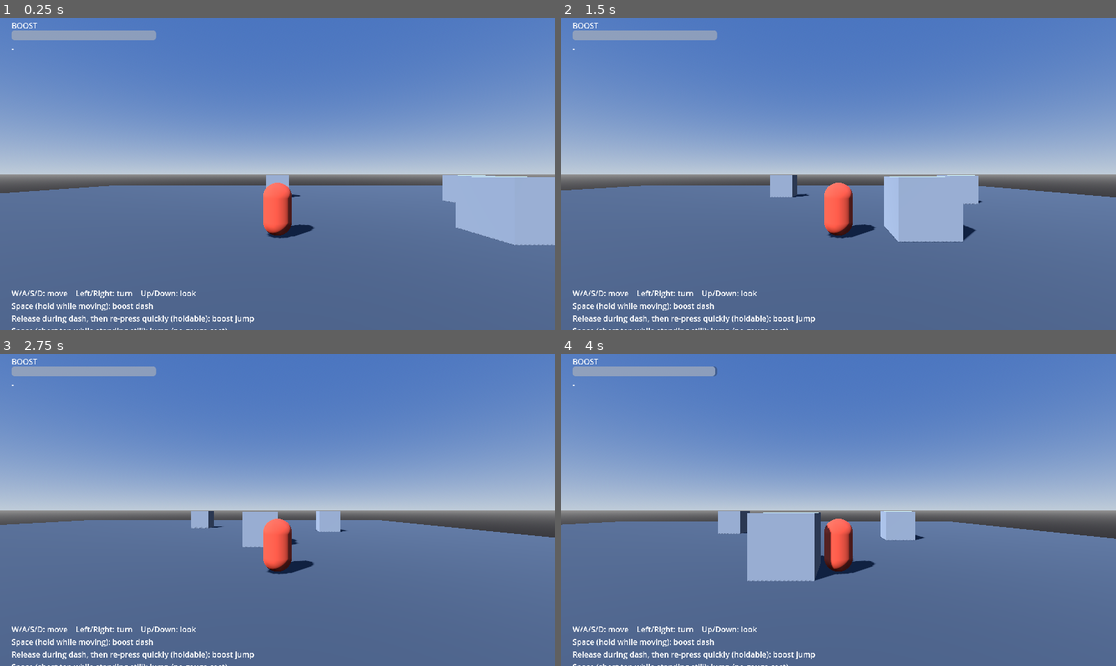
Above: before the commit, frames 1-4 (two rows, left to right).
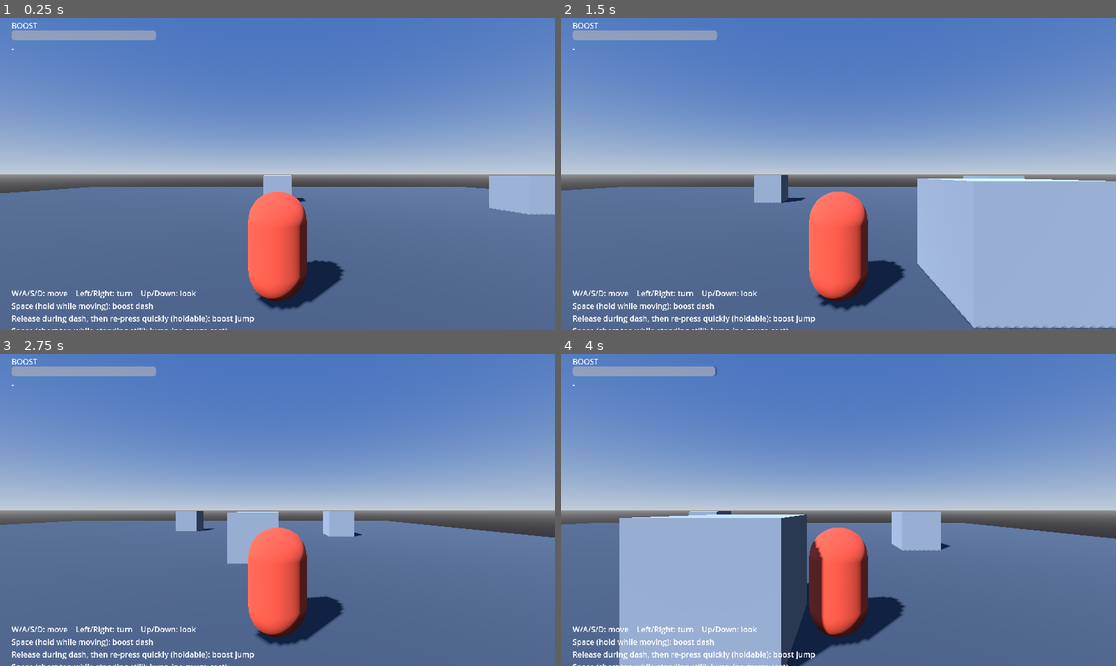
Above: after the commit, the same moments.

Repository: kozakoza1216/ac
Game: Godot game, scene res://scenes/Main.tscn
Two runs of this game, one before a commit and one after it. Both use one fixed random seed, a clock stepped at 60 frames per second and the inputs below.
Inputs:
- Up to frame 1 (0.25 s): no input
- Up to frame 2 (1.5 s): tap Enter at 0.5 s; hold D 0.53-1.28 s; tap Space at 0.77 s; hold S from 1.28 s (still down)
- Up to frame 3 (2.75 s): tap Space at 1.52 s; release S at 2.03 s; hold D from 2.03 s (still down)
- Up to frame 4 (4 s): release D at 2.78 s; hold W 2.78-3.53 s; tap Space at 3.02, 3.77 s; hold A from 3.53 s (still down)

The runs differ from the first frame. In frame 1, 6.9% of the frame differs, in the area x 17-100%, y 50-94%; in frame 2, 20%; in frame 3, 5.3%; in frame 4, 20%, in the area x 7-72%, y 50-100%.

Commit message:
Tune jump feel, landing inertia, and camera distance
- Jump now fires the instant the boost button is pressed rather than
  waiting to see how long it's held; keeping it held afterward rolls
  straight into a boost jump instead of needing a separate tap.
- Touching the ground while not boosting instantly zeroes horizontal
  velocity (legs arrest momentum), while landing mid boost-dash still
  keeps sliding on inertia.
- Pulled the follow camera in closer to the mech (spring arm 7 -> 3.5).

Co-Authored-By: Claude Sonnet 5 <noreply@anthropic.com>
Claude-Session: https://claude.ai/code/session_01AUEeVjV1iAVicfMFpLPHpb

Diff:
--- a/scenes/Main.tscn
+++ b/scenes/Main.tscn
@@ -123,7 +123,7 @@
 position = Vector3(0, 1.2, 0)
 
 [node name="SpringArm3D" type="SpringArm3D" parent="Player/CameraPivot"]
-spring_length = 7.0
+spring_length = 3.5
 collision_mask = 1
 
 [node name="Camera3D" type="Camera3D" parent="Player/CameraPivot/SpringArm3D"]
--- a/scripts/player.gd
+++ b/scripts/player.gd
@@ -11,7 +11,8 @@
 ##     - release during a dash, -> boost jump (also holdable; drains gauge)
 ##       then press again within
 ##       a short window
-##     - short tap while standing still -> ordinary jump (no gauge cost)
+##     - press while standing still -> jump fires instantly (no gauge cost);
+##       keep holding and it turns into a boost jump (drains gauge)
 
 enum State { NORMAL, BOOST_DASH, BOOST_JUMP }
 
@@ -37,7 +38,6 @@
 const BOOST_REGEN := 22.0
 const BOOST_REGEN_DELAY := 0.4
 
-const SHORT_PRESS_TIME := 0.18
 const REBOOST_WINDOW := 0.35
 
 const TURN_SPEED := 2.6
@@ -60,7 +60,6 @@
 
 var _t: float = 0.0
 var _boost_prev_held: bool = false
-var _boost_press_time: float = 0.0
 
 
 func _physics_process(delta: float) -> void:
@@ -89,13 +88,11 @@
 		elif _t > reboost_deadline:
 			awaiting_reboost = false
 
+	var was_on_floor := is_on_floor()
 	var h_velocity := Vector3(velocity.x, 0.0, velocity.z)
 
 	match state:
 		State.NORMAL:
-			if boost_just_pressed:
-				_boost_press_time = _t
-
 			if has_move_input:
 				h_velocity = h_velocity.move_toward(move_dir * WALK_MAX_SPEED, WALK_ACCEL * delta)
 			else:
@@ -103,10 +100,13 @@
 
 			if boost_held and has_move_input and boost_gauge > 0.0:
 				state = State.BOOST_DASH
-			elif boost_just_released and not has_move_input:
-				var held_time := _t - _boost_press_time
-				if held_time < SHORT_PRESS_TIME and is_on_floor():
-					velocity.y = JUMP_VELOCITY
+			elif boost_just_pressed and not has_move_input and was_on_floor:
+				# Jump fires the instant the button is pressed, no waiting to
+				# see how long it's held. If boost is still held on later
+				# frames, the BOOST_JUMP branch below keeps it going as a
+				# boost jump; a quick tap just leaves this one free impulse.
+				velocity.y = JUMP_VELOCITY
+				state = State.BOOST_JUMP
 
 		State.BOOST_DASH:
 			if boost_held and has_move_input and boost_gauge > 0.0:
@@ -139,12 +139,18 @@
 	velocity.x = h_velocity.x
 	velocity.z = h_velocity.z
 
-	if not is_on_floor():
+	if not was_on_floor:
 		velocity.y -= GRAVITY * delta
 	elif velocity.y < 0.0:
 		velocity.y = -1.0
 
 	move_and_slide()
+
+	if is_on_floor() and not was_on_floor and state == State.NORMAL:
+		# Not boosting: momentum is arrested the instant the legs touch
+		# down, instead of bleeding off gradually like WALK_DAMPING would.
+		velocity.x = 0.0
+		velocity.z = 0.0
 
 	if boost_regen_timer > 0.0:
 		boost_regen_timer = maxf(0.0, boost_regen_timer - delta)
Not shown, changed: README.md
